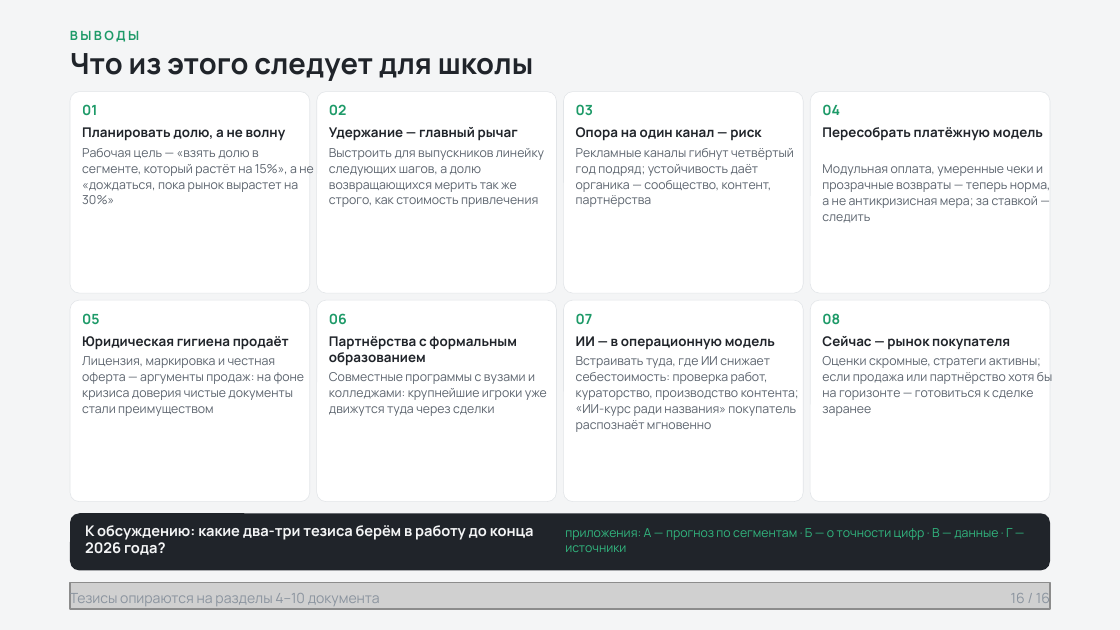
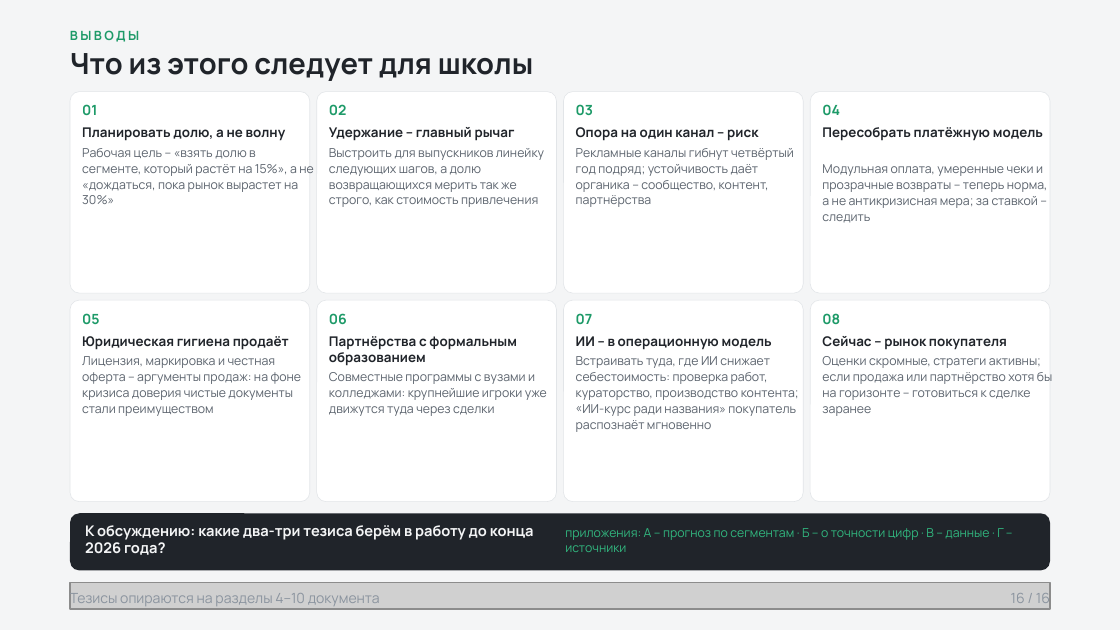
Before and after one commit to Alastor1991/freelance-portfolio, a slide deck: slide 16 of projects/05-online-obrazovanie/source/presentation-show.pptx. Drawn at 1120x630 pixels with LibreOffice and Linux fonts; fonts in the diff are those of the drawing; grey boxes stand for pictures. Boxes give left, top, right and bottom in pixels: in the first picture for what was removed or moved away, otherwise in the second. Text is boxed around its words. In the diff, an @@ line names an element or a change of style, - is before the commit and + after.

```diff
--- a/projects/05-online-obrazovanie/source/presentation-show.pptx
+++ b/projects/05-online-obrazovanie/source/presentation-show.pptx
@@ text at (82,148,313,204): text changed @@
-Рабочая цель — «взять долю в сегменте, который растёт на 15%», а не «дождаться, пока рынок вырастет на 30%»
+Рабочая цель – «взять долю в сегменте, который растёт на 15%», а не «дождаться, пока рынок вырастет на 30%»
@@ text at (329,127,515,141): text changed @@
-Удержание — главный рычаг
+Удержание – главный рычаг
@@ text at (576,127,758,141): text changed @@
-Опора на один канал — риск
+Опора на один канал – риск
@@ text at (576,148,794,207): text changed @@
-Рекламные каналы гибнут четвёртый год подряд; устойчивость даёт органика — сообщество, контент, партнёрства
+Рекламные каналы гибнут четвёртый год подряд; устойчивость даёт органика – сообщество, контент, партнёрства
@@ text at (822,164,1047,223): text changed @@
-Модульная оплата, умеренные чеки и прозрачные возвраты — теперь норма, а не антикризисная мера; за ставкой — следить
+Модульная оплата, умеренные чеки и прозрачные возвраты – теперь норма, а не антикризисная мера; за ставкой – следить
@@ text at (82,356,302,416): text changed @@
-Лицензия, маркировка и честная оферта — аргументы продаж: на фоне кризиса доверия чистые документы стали преимуществом
+Лицензия, маркировка и честная оферта – аргументы продаж: на фоне кризиса доверия чистые документы стали преимуществом
@@ text at (576,336,772,350): text changed @@
-ИИ — в операционную модель
+ИИ – в операционную модель
@@ text at (822,336,1007,350): text changed @@
-Сейчас — рынок покупателя
+Сейчас – рынок покупателя
@@ text at (822,356,1052,416): text changed @@
-Оценки скромные, стратеги активны; если продажа или партнёрство хотя бы на горизонте — готовиться к сделке заранее
+Оценки скромные, стратеги активны; если продажа или партнёрство хотя бы на горизонте – готовиться к сделке заранее
@@ text at (565,528,1004,552): text changed @@
-приложения: А — прогноз по сегментам · Б — о точности цифр · В — данные · Г — источники
+приложения: А – прогноз по сегментам · Б – о точности цифр · В – данные · Г – источники
```
Also in this commit, not shown: 17 other slides changed, 10 other files.
